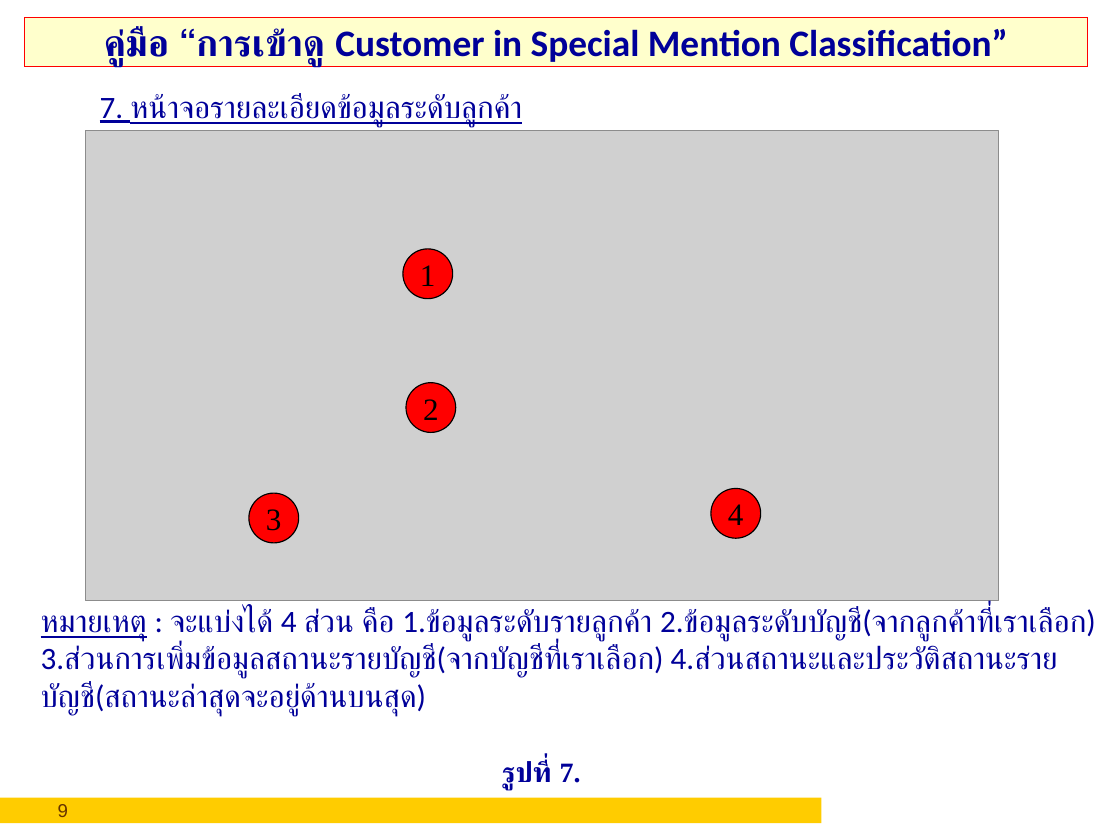
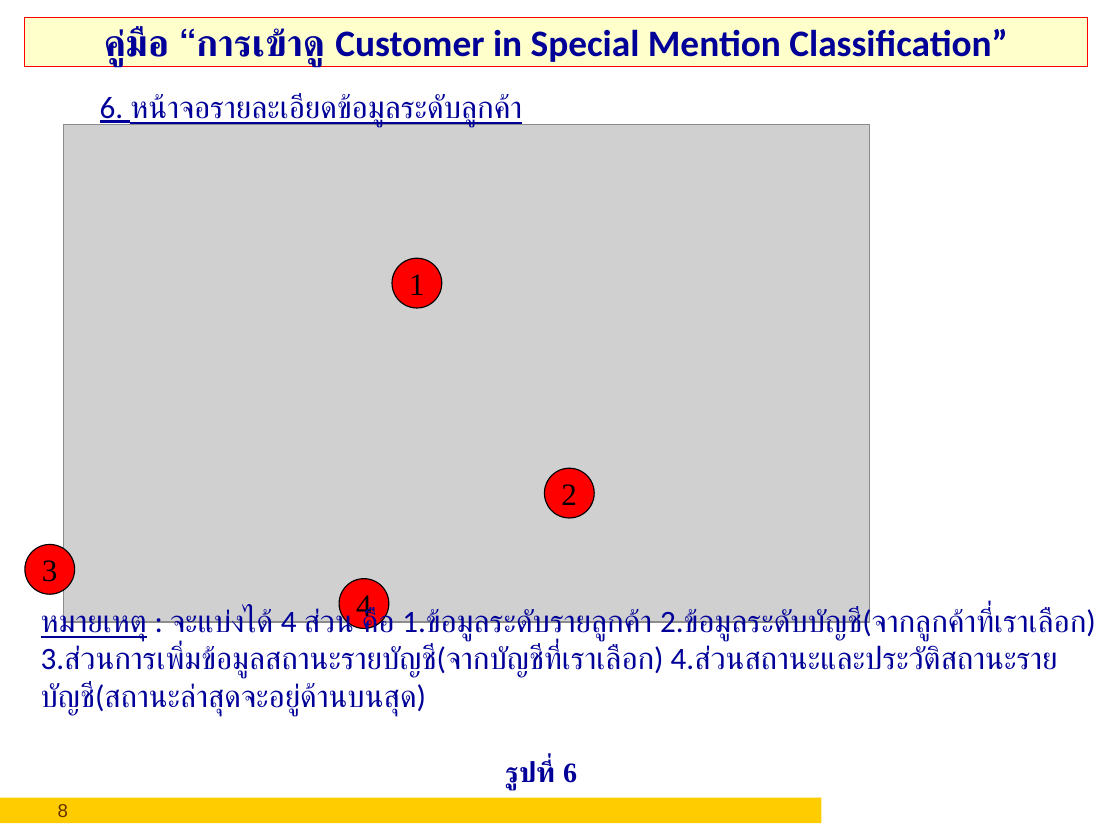
Before and after one commit to asynchronos/Special_Mention_SVN_MIGRATE, a slide deck: slide 8 of Downloads/คู่มือวิธีการกรอกSpecialMention.ppt (slide 9 before the commit). Drawn at 1120x840 pixels with LibreOffice and Linux fonts; fonts in the diff are those of the drawing; grey boxes stand for pictures; background and template pictures are left out. Boxes give left, top, right and bottom in pixels: in the first picture for what was removed or moved away, otherwise in the second. Text is boxed around its words. In the diff, an @@ line names an element or a change of style, - is before the commit and + after.

```diff
--- a/Downloads/คู่มือวิธีการกรอกSpecialMention.ppt
+++ b/Downloads/คู่มือวิธีการกรอกSpecialMention.ppt
@@ text at bbox=[100, 93, 522, 126]: text changed @@
-7. หน้าจอรายละเอียดข้อมูลระดับลูกค้า
+6. หน้าจอรายละเอียดข้อมูลระดับลูกค้า
@@ picture: place and size @@
-picture at bbox=[85, 130, 998, 600]
+picture at bbox=[64, 124, 870, 622]
@@ ellipse "1": place and size @@
-ellipse "1" at bbox=[403, 249, 452, 298]
+ellipse "1" at bbox=[392, 259, 441, 308]
@@ ellipse "2": place and size @@
-ellipse "2" at bbox=[407, 383, 456, 432]
+ellipse "2" at bbox=[544, 468, 594, 517]
@@ ellipse "3": place and size @@
-ellipse "3" at bbox=[249, 493, 298, 542]
+ellipse "3" at bbox=[25, 544, 74, 594]
@@ ellipse "4": place and size @@
-ellipse "4" at bbox=[711, 488, 760, 538]
+ellipse "4" at bbox=[339, 579, 389, 628]
@@ text at bbox=[505, 760, 577, 790]: text changed @@
-รูปที่ 7.
+รูปที่ 6
@@ page number at bbox=[58, 804, 68, 817]: text changed @@
-9
+8
```
Also in this commit, not shown: 9 other slides changed, 1 slide removed.
